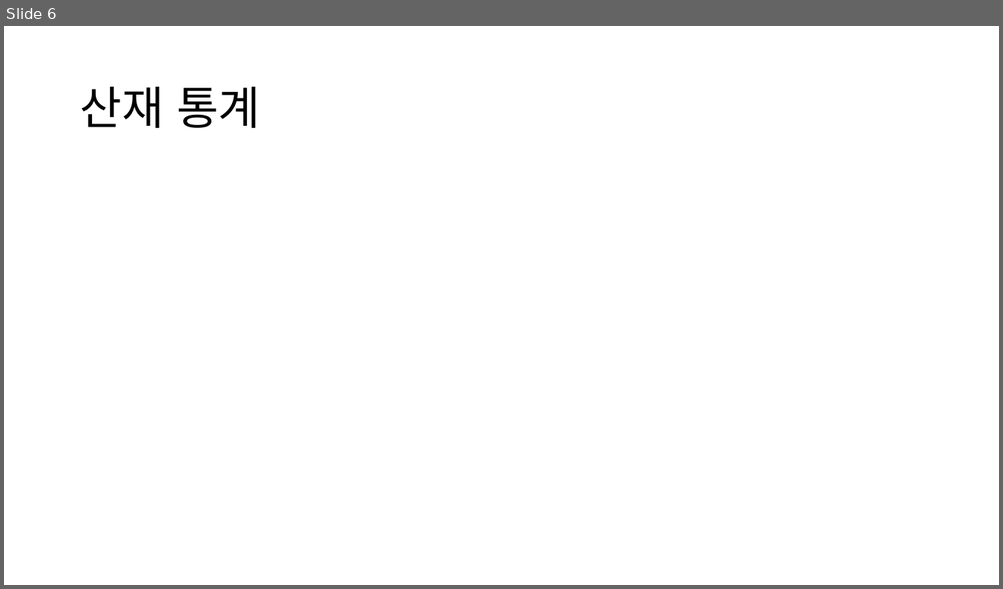
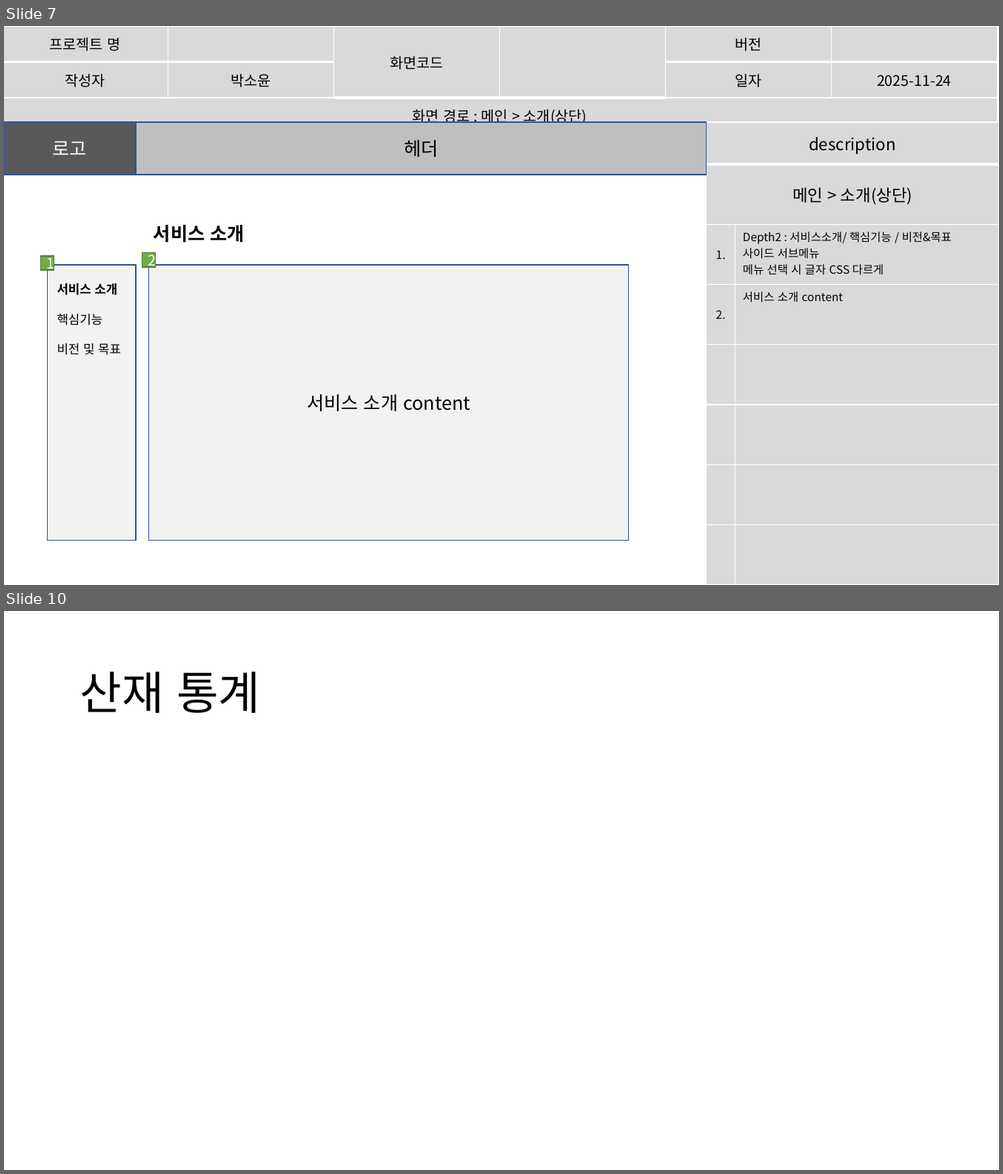
Before and after one commit to imyongchan/source, a slide deck: 스토리보드- 11.20/스토리보드_종합중.pptx. Shown one above the other, each under a label of ours: slide 6 before the commit, slides 7 and 10 after it; the slides between them are not shown. The pictures are 1003x589 and 1003x1174 pixels, drawn with LibreOffice and Linux fonts; fonts in the diff are those of the drawing. Boxes give left, top, right and bottom in pixels: in the first picture for what was removed or moved away, otherwise in the second. Text is boxed around its words. In the diff, an @@ line names an element or a change of style, - is before the commit and + after.

```diff
--- a/스토리보드- 11.20/스토리보드_종합중.pptx
+++ b/스토리보드- 11.20/스토리보드_종합중.pptx
@@ slide 7 added at bbox=[4, 26, 999, 585], background #FFFFFF @@
@@ table added at bbox=[4, 26, 996, 126], 3 rows, 6 columns @@
+프로젝트 명 |  | 화면코드 |  | 버전 | 
+작성자 | 박소윤 |  |  | 일자 | 2025-11-24
+화면 경로 : 메인 > 소개(상단) |  |  |  |  | 
@@ rectangle added at bbox=[4, 122, 136, 175], fill #595959, outline #325491 1 pt, 18 pt, text #FFFFFF @@
+로고
@@ rectangle added at bbox=[136, 122, 706, 175], fill #BFBFBF, outline #325491 1 pt, 18 pt, text #000000 @@
+헤더
@@ table added at bbox=[706, 122, 999, 585], 8 rows, 2 columns @@
+description | 
+메인 > 소개(상단) | 
+1. | Depth2 : 서비스소개/ 핵심기능 / 비전&목표 / 사이드 서브메뉴 / 메뉴 선택 시 글자 CSS 다르게
+2. | 서비스 소개 content
+ | 
+ | 
+ | 
+ | 
@@ text added at bbox=[153, 225, 244, 243], 18 pt, text #000000, bold @@
+서비스 소개
@@ rectangle added at bbox=[40, 257, 54, 271], fill #70AD47, outline #538035 1 pt, 14 pt, text #FFFFFF @@
+1
@@ rectangle added at bbox=[47, 265, 135, 541], fill #F2F2F2, outline #325491 1 pt @@
@@ rectangle added at bbox=[142, 253, 156, 267], fill #70AD47, outline #538035 1 pt, 14 pt, text #FFFFFF @@
+2
@@ rectangle added at bbox=[149, 265, 629, 541], fill #F2F2F2, outline #325491 1 pt, 18 pt, text #000000 @@
+서비스 소개 content
@@ text added at bbox=[57, 284, 121, 355], 12 pt, text #000000 @@
+서비스 소개
+핵심기능
+비전 및 목표
@@ what was slide 6 is now slide 10 @@
```
Also in this commit, not shown: 8 slides changed, 9 other slides added, 1 slide removed.
